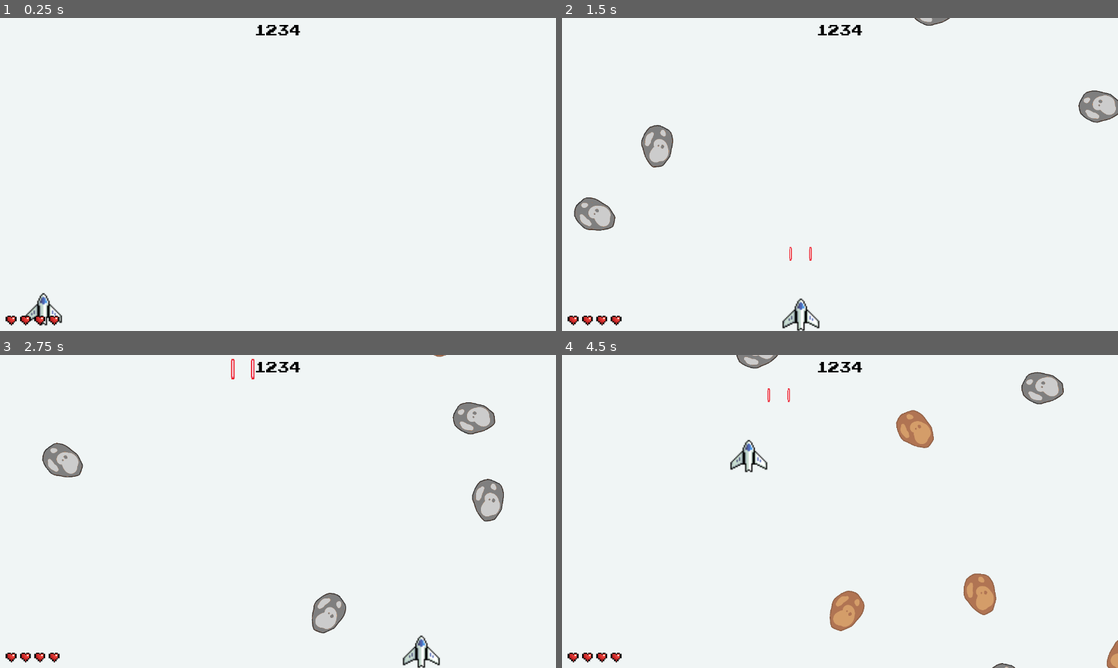
Above: before the commit, frames 1-4 (two rows, left to right).
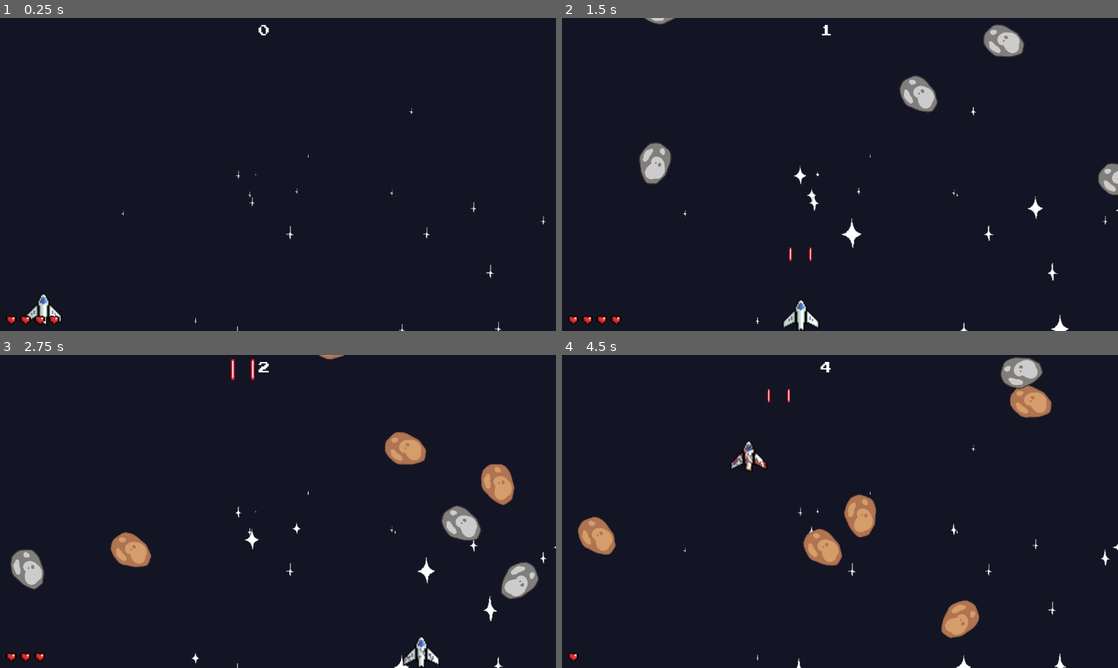
Above: after the commit, the same moments.

Repository: KassandraW/Space_Shooter
Game: Godot game, scene res://scenes/level.tscn
The game is run twice, just before and just after one commit, with the same random seed, the same clock (stepped at 60 frames per second) and the same inputs.
Inputs:
- Up to frame 1 (0.25 s): no input
- Up to frame 2 (1.5 s): hold D (right) 0.53-1.28 s; hold Space (shoot) 0.53-1.28 s; hold S (down) from 1.28 s (still down); tap Space (shoot) at 1.35 s
- Up to frame 3 (2.75 s): release S (down) at 2.03 s; hold D (right) from 2.03 s (still down); hold Space (shoot) from 2.03 s (still down)
- Up to frame 4 (4.5 s): release D (right) at 2.78 s; release Space (shoot) at 2.78 s; hold W (up) 2.78-3.53 s; tap Space (shoot) at 2.85, 4.35 s; hold Space (shoot) 3.53-4.28 s; hold A (left) from 3.53 s (still down)

The runs differ from the first frame. In frame 1, 100% of the frame differs, in the area x 0-100%, y 0-100%; in frame 2, 99%; in frame 3, 99%; in frame 4, 100%.

Commit message:
meget nyt sejt hallø'j

Diff:
--- /dev/null
+++ b/global/global.gd
@@ -0,0 +1,3 @@
+extends Node
+
+var score := 0
--- a/project.godot
+++ b/project.godot
@@ -14,10 +14,18 @@
 run/main_scene="uid://ccg0fovek0xwq"
 config/features=PackedStringArray("4.5", "Forward Plus")
 
+[autoload]
+
+Global="*res://global/global.gd"
+
 [display]
 
 window/size/viewport_width=1280
 window/size/viewport_height=720
+
+[global_group]
+
+ui=""
 
 [input]
 
--- /dev/null
+++ b/scenes/game_over.gd
@@ -0,0 +1,13 @@
+extends Control
+
+var level_scene: PackedScene = load("res://scenes/level.tscn")
+
+func _ready() -> void:
+	$MarginContainer/VBoxContainer/HBoxContainer/score.text = str(Global.score)
+
+func _input(event):
+	if event.is_action_pressed("shoot") :
+		get_tree().change_scene_to_packed(level_scene)
+
+func _on_timer_timeout() -> void:
+	$MarginContainer2/Label.visible = !$MarginContainer2/Label.visible
--- /dev/null
+++ b/scenes/game_over.tscn
@@ -0,0 +1,96 @@
+[gd_scene load_steps=6 format=3 uid="uid://bllafoq25spco"]
+
+[ext_resource type="Script" uid="uid://d3557qtnuvhng" path="res://scenes/game_over.gd" id="1_tbwuq"]
+[ext_resource type="Texture2D" uid="uid://dmuvdxpxx647g" path="res://graphics/other/bg2.png" id="2_racf3"]
+[ext_resource type="FontFile" uid="uid://7ogtac07w8er" path="res://fonts/PressStart2P-vaV7.ttf" id="2_wqhvx"]
+[ext_resource type="AudioStream" uid="uid://bipdd1sri5ex3" path="res://audio/gameover.mp3" id="4_racf3"]
+[ext_resource type="AudioStream" uid="uid://bva6n367j05e1" path="res://audio/shoot_laser.mp3" id="5_7m3ot"]
+
+[node name="GameOver" type="Control"]
+layout_mode = 3
+anchors_preset = 15
+anchor_right = 1.0
+anchor_bottom = 1.0
+grow_horizontal = 2
+grow_vertical = 2
+script = ExtResource("1_tbwuq")
+
+[node name="Sprite2D" type="Sprite2D" parent="."]
+position = Vector2(640.99994, 384)
+scale = Vector2(1.592255, 1.8699551)
+texture = ExtResource("2_racf3")
+
+[node name="MarginContainer" type="CenterContainer" parent="."]
+layout_mode = 1
+anchors_preset = 8
+anchor_left = 0.5
+anchor_top = 0.5
+anchor_right = 0.5
+anchor_bottom = 0.5
+offset_left = -180.0
+offset_top = -33.5
+offset_right = 180.0
+offset_bottom = 33.5
+grow_horizontal = 2
+grow_vertical = 2
+
+[node name="VBoxContainer" type="VBoxContainer" parent="MarginContainer"]
+layout_mode = 2
+theme_override_constants/separation = 11
+
+[node name="Label" type="Label" parent="MarginContainer/VBoxContainer"]
+layout_mode = 2
+theme_override_fonts/font = ExtResource("2_wqhvx")
+theme_override_font_sizes/font_size = 50
+text = "GAME OVER"
+
+[node name="HBoxContainer" type="HBoxContainer" parent="MarginContainer/VBoxContainer"]
+layout_mode = 2
+size_flags_horizontal = 4
+
+[node name="YourScore" type="Label" parent="MarginContainer/VBoxContainer/HBoxContainer"]
+layout_mode = 2
+size_flags_horizontal = 4
+theme_override_fonts/font = ExtResource("2_wqhvx")
+theme_override_font_sizes/font_size = 20
+text = "YOUR SCORE:"
+
+[node name="score" type="Label" parent="MarginContainer/VBoxContainer/HBoxContainer"]
+layout_mode = 2
+size_flags_horizontal = 4
+theme_override_fonts/font = ExtResource("2_wqhvx")
+text = "0"
+
+[node name="MarginContainer2" type="MarginContainer" parent="."]
+layout_mode = 1
+anchors_preset = 7
+anchor_left = 0.5
+anchor_top = 1.0
+anchor_right = 0.5
+anchor_bottom = 1.0
+offset_left = -20.0
+offset_top = -40.0
+offset_right = 20.0
+grow_horizontal = 2
+grow_vertical = 0
+theme_override_constants/margin_bottom = 20
+
+[node name="Label" type="Label" parent="MarginContainer2"]
+layout_mode = 2
+theme_override_fonts/font = ExtResource("2_wqhvx")
+theme_override_font_sizes/font_size = 20
+text = "PRESS SPACE TO START AGAIN"
+
+[node name="gameover" type="AudioStreamPlayer2D" parent="."]
+stream = ExtResource("4_racf3")
+autoplay = true
+
+[node name="Timer" type="Timer" parent="."]
+wait_time = 0.5
+autostart = true
+
+[node name="laser_sound" type="AudioStreamPlayer2D" parent="."]
+stream = ExtResource("5_7m3ot")
+volume_db = -20.0
+
+[connection signal="timeout" from="Timer" to="." method="_on_timer_timeout"]
--- a/scenes/laser.gd
+++ b/scenes/laser.gd
@@ -8,3 +8,5 @@
 # Called every frame. 'delta' is the elapsed time since the previous frame.
 func _process(delta: float) -> void:
 	position.y -=  delta * speed
+	if position.y < -100:
+		queue_free()
--- a/scenes/level.gd
+++ b/scenes/level.gd
@@ -5,6 +5,29 @@
 var meteor_scene: PackedScene = load("res://scenes/meteor.tscn")
 var laser_scene: PackedScene = load("res://scenes/laser.tscn")
 var health: int = 4
+
+func _ready():
+	#set up health ui
+	get_tree().call_group('ui', 'set_health', health)
+
+
+	# Star stuff
+	var size := get_viewport().get_visible_rect().size
+	var rng := RandomNumberGenerator.new()
+	for star in $stars.get_children():
+		#position
+		var random_x = rng.randi_range(0,int(size.x))
+		var random_y = rng.randi_range(0,int(size.y))
+		star.position = Vector2(random_x, random_y)
+
+		#scale
+		var random_scale = rng.randf_range(0.1,1.5)
+		star.scale = Vector2(random_scale, random_scale)
+
+		#animation speed
+		star.speed_scale = rng.randf_range(0.2,1)
+
+
 
 func _on_meteor_timer_timeout() -> void:
 	#2. create instance of meteor
@@ -17,9 +40,11 @@
 
 func _on_meteor_collision():
 	health -= 1
-	print(health)
+	get_tree().call_group('ui', 'set_health', health)
 	if health <= 0:
-		print('dead')
+		get_tree().change_scene_to_file("res://scenes/game_over.tscn")
+	$Player/PlayerImage.texture = load("res://graphics/ship/"+ str(health) + ".png")
+	$Player.play_collision_sound()
 
 # spawn lasers
 func _on_player_laser(pos1, pos2) -> void:
--- a/scenes/level.tscn
+++ b/scenes/level.tscn
@@ -1,9 +1,45 @@
-[gd_scene load_steps=7 format=3 uid="uid://ccg0fovek0xwq"]
+[gd_scene load_steps=15 format=3 uid="uid://ccg0fovek0xwq"]
 
 [ext_resource type="PackedScene" uid="uid://cli4gcnwsuadq" path="res://scenes/player.tscn" id="1_2q6dc"]
 [ext_resource type="Script" uid="uid://bkv38cw3tjat0" path="res://scenes/level.gd" id="1_mx8sn"]
-[ext_resource type="Texture2D" uid="uid://dfohgtj3cjd46" path="res://graphics/other/bg.png" id="1_w7c3h"]
+[ext_resource type="Texture2D" uid="uid://dmuvdxpxx647g" path="res://graphics/other/bg2.png" id="2_mx8sn"]
+[ext_resource type="Texture2D" uid="uid://dadsq4c6sr6a1" path="res://graphics/star/1.png" id="3_t1rx8"]
+[ext_resource type="Texture2D" uid="uid://bfk30dopx00b6" path="res://graphics/star/2.png" id="4_8iemx"]
 [ext_resource type="PackedScene" uid="uid://r84tg4nwnnj3" path="res://scenes/ui.tscn" id="4_mx8sn"]
+[ext_resource type="Texture2D" uid="uid://cy6e5c3pnlhh0" path="res://graphics/star/3.png" id="5_64w2a"]
+[ext_resource type="Texture2D" uid="uid://bj4036ysw5ixx" path="res://graphics/star/4.png" id="6_fpun6"]
+[ext_resource type="Texture2D" uid="uid://ugqfystj5cbg" path="res://graphics/star/5.png" id="7_wc255"]
+[ext_resource type="Texture2D" uid="uid://c6l5i8sh16bly" path="res://graphics/star/6.png" id="8_arp2o"]
+[ext_resource type="Texture2D" uid="uid://br7skg7dp5m3r" path="res://graphics/star/7.png" id="9_ux5qa"]
+
+[sub_resource type="SpriteFrames" id="SpriteFrames_82cfe"]
+animations = [{
+"frames": [{
+"duration": 1.0,
+"texture": ExtResource("3_t1rx8")
+}, {
+"duration": 1.0,
+"texture": ExtResource("4_8iemx")
+}, {
+"duration": 1.0,
+"texture": ExtResource("5_64w2a")
+}, {
+"duration": 1.0,
+"texture": ExtResource("6_fpun6")
+}, {
+"duration": 1.0,
+"texture": ExtResource("7_wc255")
+}, {
+"duration": 1.0,
+"texture": ExtResource("8_arp2o")
+}, {
+"duration": 1.0,
+"texture": ExtResource("9_ux5qa")
+}],
+"loop": true,
+"name": &"default",
+"speed": 8.0
+}]
 
 [sub_resource type="RectangleShape2D" id="RectangleShape2D_w8frs"]
 size = Vector2(149, 823)
@@ -15,30 +51,247 @@
 script = ExtResource("1_mx8sn")
 
 [node name="BG" type="Sprite2D" parent="."]
-position = Vector2(693.09094, 356.00003)
-scale = Vector2(1.7270509, 1.5728952)
-texture = ExtResource("1_w7c3h")
-metadata/_edit_lock_ = true
+position = Vector2(636.5, 382.93893)
+scale = Vector2(1.4772211, 1.7396365)
+texture = ExtResource("2_mx8sn")
+
+[node name="stars" type="Node2D" parent="."]
+position = Vector2(216, 213)
+
+[node name="star33" type="AnimatedSprite2D" parent="stars"]
+sprite_frames = SubResource("SpriteFrames_82cfe")
+autoplay = "default"
+frame = 5
+frame_progress = 0.88923633
+
+[node name="star1" type="AnimatedSprite2D" parent="stars"]
+sprite_frames = SubResource("SpriteFrames_82cfe")
+autoplay = "default"
+frame = 5
+frame_progress = 0.88923633
+
+[node name="star2" type="AnimatedSprite2D" parent="stars"]
+sprite_frames = SubResource("SpriteFrames_82cfe")
+autoplay = "default"
+frame = 5
+frame_progress = 0.88923633
+
+[node name="star3" type="AnimatedSprite2D" parent="stars"]
+sprite_frames = SubResource("SpriteFrames_82cfe")
+autoplay = "default"
+frame = 5
+frame_progress = 0.88923633
+
+[node name="star4" type="AnimatedSprite2D" parent="stars"]
+sprite_frames = SubResource("SpriteFrames_82cfe")
+autoplay = "default"
+frame = 5
+frame_progress = 0.88923633
+
+[node name="star5" type="AnimatedSprite2D" parent="stars"]
+sprite_frames = SubResource("SpriteFrames_82cfe")
+autoplay = "default"
+frame = 5
+frame_progress = 0.88923633
+
+[node name="star6" type="AnimatedSprite2D" parent="stars"]
+sprite_frames = SubResource("SpriteFrames_82cfe")
+autoplay = "default"
+frame = 5
+frame_progress = 0.88923633
+
+[node name="star7" type="AnimatedSprite2D" parent="stars"]
+sprite_frames = SubResource("SpriteFrames_82cfe")
+autoplay = "default"
+frame = 5
+frame_progress = 0.88923633
+
+[node name="star8" type="AnimatedSprite2D" parent="stars"]
+sprite_frames = SubResource("SpriteFrames_82cfe")
+autoplay = "default"
+frame = 5
+frame_progress = 0.88923633
+
+[node name="star9" type="AnimatedSprite2D" parent="stars"]
+sprite_frames = SubResource("SpriteFrames_82cfe")
+autoplay = "default"
+frame = 5
+frame_progress = 0.88923633
+
+[node name="star10" type="AnimatedSprite2D" parent="stars"]
+sprite_frames = SubResource("SpriteFrames_82cfe")
+autoplay = "default"
+frame = 5
+frame_progress = 0.88923633
+
+[node name="star11" type="AnimatedSprite2D" parent="stars"]
+sprite_frames = SubResource("SpriteFrames_82cfe")
+autoplay = "default"
+frame = 5
+frame_progress = 0.88923633
+
+[node name="star12" type="AnimatedSprite2D" parent="stars"]
+sprite_frames = SubResource("SpriteFrames_82cfe")
+autoplay = "default"
+frame = 5
+frame_progress = 0.88923633
+
+[node name="star13" type="AnimatedSprite2D" parent="stars"]
+sprite_frames = SubResource("SpriteFrames_82cfe")
+autoplay = "default"
+frame = 5
+frame_progress = 0.88923633
+
+[node name="star14" type="AnimatedSprite2D" parent="stars"]
+sprite_frames = SubResource("SpriteFrames_82cfe")
+autoplay = "default"
+frame = 5
+frame_progress = 0.88923633
+
+[node name="star15" type="AnimatedSprite2D" parent="stars"]
+sprite_frames = SubResource("SpriteFrames_82cfe")
+autoplay = "default"
+frame = 5
+frame_progress = 0.88923633
+
+[node name="star16" type="AnimatedSprite2D" parent="stars"]
+sprite_frames = SubResource("SpriteFrames_82cfe")
+autoplay = "default"
+frame = 5
+frame_progress = 0.88923633
+
+[node name="star17" type="AnimatedSprite2D" parent="stars"]
+sprite_frames = SubResource("SpriteFrames_82cfe")
+autoplay = "default"
+frame = 5
+frame_progress = 0.88923633
+
+[node name="star18" type="AnimatedSprite2D" parent="stars"]
+sprite_frames = SubResource("SpriteFrames_82cfe")
+autoplay = "default"
+frame = 5
+frame_progress = 0.88923633
+
+[node name="star19" type="AnimatedSprite2D" parent="stars"]
+sprite_frames = SubResource("SpriteFrames_82cfe")
+autoplay = "default"
+frame = 5
+frame_progress = 0.88923633
+
+[node name="star20" type="AnimatedSprite2D" parent="stars"]
+sprite_frames = SubResource("SpriteFrames_82cfe")
+autoplay = "default"
+frame = 5
+frame_progress = 0.88923633
+
+[node name="star21" type="AnimatedSprite2D" parent="stars"]
+sprite_frames = SubResource("SpriteFrames_82cfe")
+autoplay = "default"
+frame = 5
+frame_progress = 0.88923633
+
+[node name="star22" type="AnimatedSprite2D" parent="stars"]
+sprite_frames = SubResource("SpriteFrames_82cfe")
+autoplay = "default"
+frame = 5
+frame_progress = 0.88923633
+
+[node name="star23" type="AnimatedSprite2D" parent="stars"]
+sprite_frames = SubResource("SpriteFrames_82cfe")
+autoplay = "default"
+frame = 5
+frame_progress = 0.88923633
+
+[node name="star24" type="AnimatedSprite2D" parent="stars"]
+sprite_frames = SubResource("SpriteFrames_82cfe")
+autoplay = "default"
+frame = 5
+frame_progress = 0.88923633
+
+[node name="star25" type="AnimatedSprite2D" parent="stars"]
+sprite_frames = SubResource("SpriteFrames_82cfe")
+autoplay = "default"
+frame = 5
+frame_progress = 0.88923633
+
+[node name="star26" type="AnimatedSprite2D" parent="stars"]
+sprite_frames = SubResource("SpriteFrames_82cfe")
+autoplay = "default"
+frame = 5
+frame_progress = 0.88923633
+
+[node name="star27" type="AnimatedSprite2D" parent="stars"]
+sprite_frames = SubResource("SpriteFrames_82cfe")
+autoplay = "default"
+frame = 5
+frame_progress = 0.88923633
+
+[node name="star28" type="AnimatedSprite2D" parent="stars"]
+sprite_frames = SubResource("SpriteFrames_82cfe")
+autoplay = "default"
+frame = 5
+frame_progress = 0.88923633
+
+[node name="star29" type="AnimatedSprite2D" parent="stars"]
+sprite_frames = SubResource("SpriteFrames_82cfe")
+autoplay = "default"
+frame = 5
+frame_progress = 0.88923633
+
+[node name="star30" type="AnimatedSprite2D" parent="stars"]
+sprite_frames = SubResource("SpriteFrames_82cfe")
+autoplay = "default"
+frame = 5
+frame_progress = 0.88923633
+
+[node name="star31" type="AnimatedSprite2D" parent="stars"]
+sprite_frames = SubResource("SpriteFrames_82cfe")
+autoplay = "default"
+frame = 5
+frame_progress = 0.88923633
+
+[node name="star32" type="AnimatedSprite2D" parent="stars"]
+sprite_frames = SubResource("SpriteFrames_82cfe")
+autoplay = "default"
+frame = 5
+frame_progress = 0.88923633
+
+[node name="star36" type="AnimatedSprite2D" parent="stars"]
+sprite_frames = SubResource("SpriteFrames_82cfe")
+autoplay = "default"
+frame = 5
+frame_progress = 0.88923633
+
+[node name="star35" type="AnimatedSprite2D" parent="stars"]
+sprite_frames = SubResource("SpriteFrames_82cfe")
+autoplay = "default"
+frame = 5
+frame_progress = 0.88923633
+
+[node name="star34" type="AnimatedSprite2D" parent="stars"]
+sprite_frames = SubResource("SpriteFrames_82cfe")
+autoplay = "default"
+frame = 5
+frame_progress = 0.88923633
 
 [node name="Player" parent="." instance=ExtResource("1_2q6dc")]
-position = Vector2(667, 673)
+position = Vector2(634, 638)
 
 [node name="Borders" type="Node2D" parent="."]
-metadata/_edit_lock_ = true
 
 [node name="StaticBody2D" type="StaticBody2D" parent="Borders"]
 collision_layer = 4
 collision_mask = 0
 
 [node name="CollisionShape2D" type="CollisionShape2D" parent="Borders/StaticBody2D"]
-position = Vector2(1359, 368)
+position = Vector2(1355, 360)
 shape = SubResource("RectangleShape2D_w8frs")
 
 [node name="StaticBody2D2" type="StaticBody2D" parent="Borders"]
 collision_layer = 4
 
 [node name="CollisionShape2D" type="CollisionShape2D" parent="Borders/StaticBody2D2"]
-position = Vector2(663, 868)
+position = Vector2(628, 869)
 shape = SubResource("RectangleShape2D_mx8sn")
 
 [node name="StaticBody2D3" type="StaticBody2D" parent="Borders"]
@@ -57,7 +310,7 @@
 shape = SubResource("RectangleShape2D_mx8sn")
 
 [node name="MeteorTimer" type="Timer" parent="."]
-wait_time = 0.3
+wait_time = 0.2
 autostart = true
 
 [node name="meteors" type="Node2D" parent="."]
--- a/scenes/meteor.gd
+++ b/scenes/meteor.gd
@@ -4,6 +4,7 @@
 var direction_x:float
 
 signal collision
+var can_collide := true
 
 func _ready():
 	var rng := RandomNumberGenerator.new()
@@ -24,9 +25,26 @@
 	rotation_speed = rng.randi_range(40,100)
 
 
+
+
+
 func _process(delta):
 	position += Vector2(direction_x, 1.0) * delta * speed
 	rotation_degrees += rotation_speed * delta
 
-func _on_body_entered(body: Node2D) -> void:
-	collision.emit()
+	if position.y > 800:
+		queue_free()
+
+func _on_body_entered(_body: Node2D) -> void:
+	if can_collide:
+		collision.emit()
+
+
+func _on_area_entered(area: Area2D) -> void:
+	if can_collide:
+		area.queue_free()
+		$meteorExplosion.play()
+		$Sprite2D.hide()
+	can_collide = false
+	await get_tree().create_timer(0.5).timeout
+	queue_free()
--- a/scenes/meteor.tscn
+++ b/scenes/meteor.tscn
@@ -1,7 +1,8 @@
-[gd_scene load_steps=3 format=3 uid="uid://brqkthea57ngx"]
+[gd_scene load_steps=4 format=3 uid="uid://brqkthea57ngx"]
 
 [ext_resource type="Script" uid="uid://cg4u557wkrs7b" path="res://scenes/meteor.gd" id="1_pxso2"]
 [ext_resource type="Texture2D" uid="uid://w52f8naf2veh" path="res://graphics/meteors/1.png" id="1_tcwo0"]
+[ext_resource type="AudioStream" uid="uid://bmylx6ie5lwnk" path="res://audio/meteor_explosion.mp3" id="3_83eji"]
 
 [node name="meteor" type="Area2D"]
 collision_layer = 2
@@ -15,4 +16,9 @@
 [node name="CollisionPolygon2D" type="CollisionPolygon2D" parent="."]
 polygon = PackedVector2Array(12, 33, 34, 13, 44, -2, 47, -14, 35, -32, 7, -38, -28, -29, -42, -19, -47, -8, -46, 18, -31, 35, -12, 38, 3, 38)
 
+[node name="meteorExplosion" type="AudioStreamPlayer2D" parent="."]
+stream = ExtResource("3_83eji")
+volume_db = -20.0
+
+[connection signal="area_entered" from="." to="." method="_on_area_entered"]
 [connection signal="body_entered" from="." to="." method="_on_body_entered"]
--- a/scenes/player.gd
+++ b/scenes/player.gd
@@ -22,6 +22,10 @@
 		laser.emit($Laser1Startposition.global_position, $Laser2Startposition.global_position )
 		$LaserTimer.start()
 		can_shoot = false
+		$laser_sound.play()
 
 func _on_shoot_timer_timeout() -> void:
 	can_shoot = true # Replace with function body.
+
+func play_collision_sound():
+	$player_hit.play()
--- a/scenes/player.tscn
+++ b/scenes/player.tscn
@@ -1,13 +1,18 @@
-[gd_scene load_steps=3 format=3 uid="uid://cli4gcnwsuadq"]
+[gd_scene load_steps=6 format=3 uid="uid://cli4gcnwsuadq"]
 
 [ext_resource type="Script" uid="uid://jd1vkuvdyvj5" path="res://scenes/player.gd" id="1_g2els"]
-[ext_resource type="Texture2D" uid="uid://cxbwgfph0mnt6" path="res://graphics/ship/ship_bases/PNGs/Main Ship - Base - Full health.png" id="2_g2els"]
+[ext_resource type="Texture2D" uid="uid://cxbwgfph0mnt6" path="res://graphics/ship/4.png" id="2_g2els"]
+[ext_resource type="AudioStream" uid="uid://bva6n367j05e1" path="res://audio/shoot_laser.mp3" id="3_qhqgy"]
+[ext_resource type="AudioStream" uid="uid://bnu2t2hjdnmam" path="res://audio/player_hit.mp3" id="4_dqkch"]
+
+[sub_resource type="ShaderMaterial" id="ShaderMaterial_dqkch"]
 
 [node name="Player" type="CharacterBody2D"]
 collision_mask = 6
 script = ExtResource("1_g2els")
 
 [node name="PlayerImage" type="Sprite2D" parent="."]
+material = SubResource("ShaderMaterial_dqkch")
 scale = Vector2(2.8215425, 2.8215425)
 texture = ExtResource("2_g2els")
 
@@ -25,4 +30,12 @@
 [node name="LaserTimer" type="Timer" parent="."]
 wait_time = 0.2
 
+[node name="laser_sound" type="AudioStreamPlayer2D" parent="."]
+stream = ExtResource("3_qhqgy")
+volume_db = -20.0
+
+[node name="player_hit" type="AudioStreamPlayer2D" parent="."]
+stream = ExtResource("4_dqkch")
+volume_db = -20.0
+
 [connection signal="timeout" from="LaserTimer" to="." method="_on_shoot_timer_timeout"]
--- /dev/null
+++ b/scenes/ui.gd
@@ -0,0 +1,24 @@
+extends CanvasLayer
+
+static var image = load("res://graphics/life/life.png")
+var time_elapsed := 0
+func _ready():
+	$MarginContainer/Label.text = str(time_elapsed)
+
+func set_health(amount):
+	# remove all children
+	for child in $MarginContainer2/HBoxContainer.get_children():
+		child.queue_free()
+	#create new children - amount is set by health
+	for i in amount:
+		var text_rect = TextureRect.new()
+		text_rect.texture = image
+		$MarginContainer2/HBoxContainer.add_child(text_rect)
+
+
+
+
+func _on_score_timer_timeout() -> void:
+	time_elapsed += 1
+	$MarginContainer/Label.text = str(time_elapsed)
+	Global.score = time_elapsed
--- a/scenes/ui.tscn
+++ b/scenes/ui.tscn
@@ -1,9 +1,10 @@
 [gd_scene load_steps=3 format=3 uid="uid://r84tg4nwnnj3"]
 
-[ext_resource type="Texture2D" uid="uid://clgo8y2mwemhp" path="res://graphics/life/life.png" id="1_nt7q6"]
 [ext_resource type="FontFile" uid="uid://7ogtac07w8er" path="res://fonts/PressStart2P-vaV7.ttf" id="1_x4jx1"]
+[ext_resource type="Script" uid="uid://b04lgp8yuc8by" path="res://scenes/ui.gd" id="1_yev5y"]
 
-[node name="UI" type="CanvasLayer"]
+[node name="UI" type="CanvasLayer" groups=["ui"]]
+script = ExtResource("1_yev5y")
 
 [node name="MarginContainer" type="MarginContainer" parent="."]
 anchors_preset = 5
@@ -17,7 +18,7 @@
 
 [node name="Label" type="Label" parent="MarginContainer"]
 layout_mode = 2
-theme_override_colors/font_color = Color(0.0012795674, 0.0012795674, 0.0012795671, 1)
+theme_override_colors/font_color = Color(1, 1, 1, 1)
 theme_override_fonts/font = ExtResource("1_x4jx1")
 theme_override_font_sizes/font_size = 27
 text = "1234"
@@ -34,27 +35,12 @@
 theme_override_constants/margin_left = 10
 theme_override_constants/margin_bottom = 10
 
-[node name="HBoxContainer" type="HBoxContainer" parent="MarginContainer2"]
+[node name="HBoxContainer" type="HBoxContainer" parent="MarginContainer2" groups=["ui"]]
 layout_mode = 2
 size_flags_vertical = 8
 theme_override_constants/separation = 6
 
-[node name="TextureRect4" type="TextureRect" parent="MarginContainer2/HBoxContainer"]
-layout_mode = 2
-texture = ExtResource("1_nt7q6")
-stretch_mode = 2
+[node name="ScoreTimer" type="Timer" parent="."]
+autostart = true
 
-[node name="TextureRect" type="TextureRect" parent="MarginContainer2/HBoxContainer"]
-layout_mode = 2
-texture = ExtResource("1_nt7q6")
-stretch_mode = 2
-
-[node name="TextureRect2" type="TextureRect" parent="MarginContainer2/HBoxContainer"]
-layout_mode = 2
-texture = ExtResource("1_nt7q6")
-stretch_mode = 2
-
-[node name="TextureRect3" type="TextureRect" parent="MarginContainer2/HBoxContainer"]
-layout_mode = 2
-texture = ExtResource("1_nt7q6")
-stretch_mode = 2
+[connection signal="timeout" from="ScoreTimer" to="." method="_on_score_timer_timeout"]
Not shown, added: audio/gameover.mp3.import
Not shown, added: audio/meteor_explosion.mp3.import
Not shown, added: audio/player_hit.mp3.import
Not shown, added: audio/shoot_laser.mp3.import
Not shown, added: export_presets.cfg
Not shown, added: global/global.gd.uid
Binary file changed: graphics/other/bg.png
Binary file added: graphics/other/bg2.png
Not shown, added: graphics/other/bg2.png.import
Renamed: graphics/ship/ship_bases/PNGs/Main Ship - Base - Very damaged.png -> graphics/ship/1.png
Not shown, added: graphics/ship/1.png.import
Renamed: graphics/ship/ship_bases/PNGs/Main Ship - Base - Damaged.png -> graphics/ship/2.png
(and 32 more such lines)
